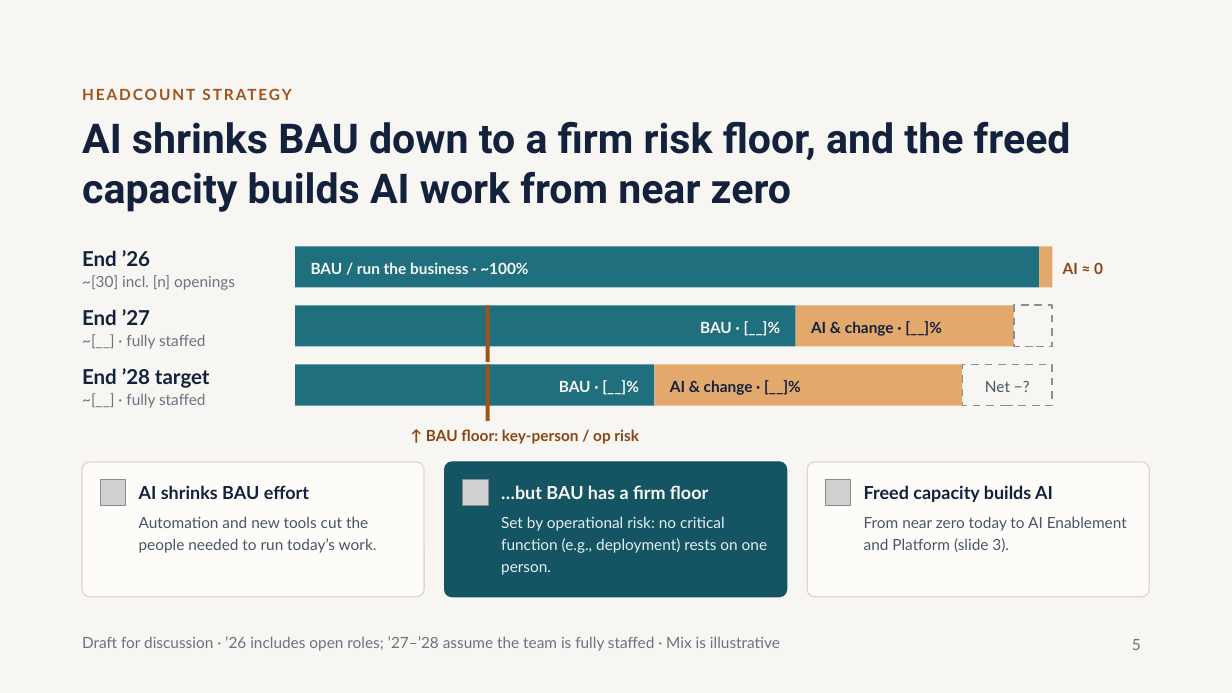
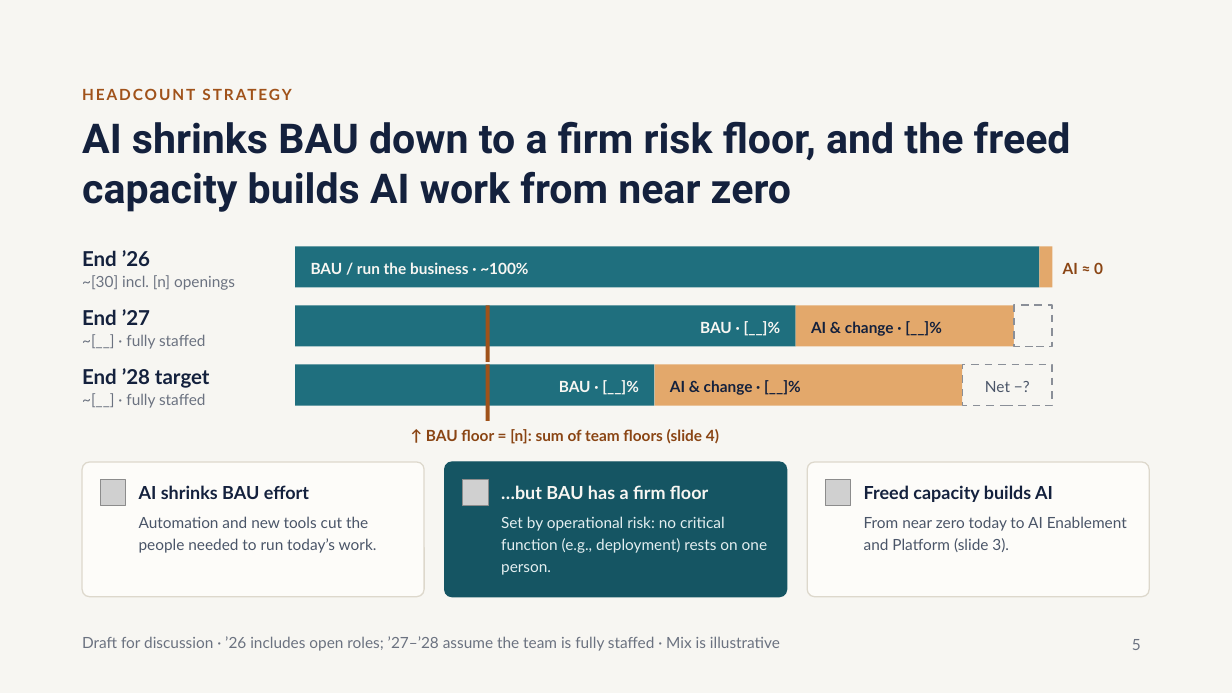
Before and after one commit to wwd1015/slide-template, a slide deck: slide 5 of Unified Team Strategy.pptx. Drawn at 1232x693 pixels with LibreOffice and Linux fonts; fonts in the diff are those of the drawing; grey boxes stand for pictures. Boxes give left, top, right and bottom in pixels: in the first picture for what was removed or moved away, otherwise in the second. Text is boxed around its words. In the diff, an @@ line names an element or a change of style, - is before the commit and + after.

```diff
--- a/Unified Team Strategy.pptx
+++ b/Unified Team Strategy.pptx
@@ text at [426, 429, 719, 444]: text changed @@
-↑ BAU floor: key-person / op risk
+↑ BAU floor = [n]: sum of team floors (slide 4)
```
Also in this commit, not shown: 1 other slide changed.
